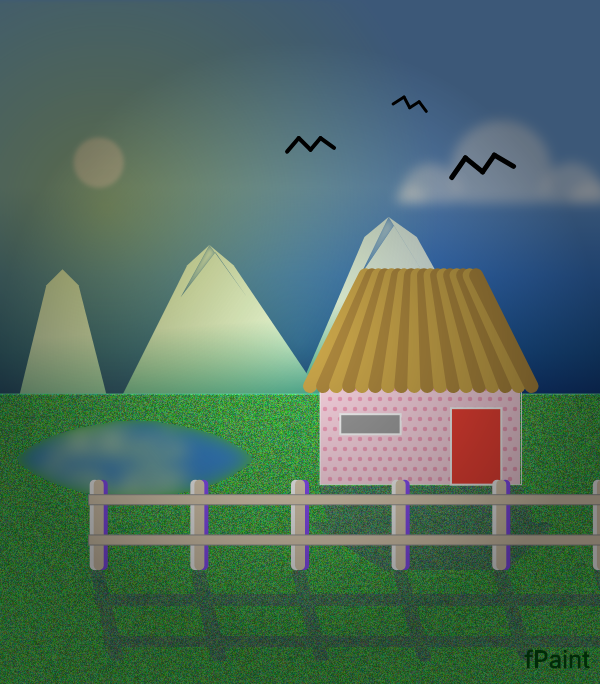
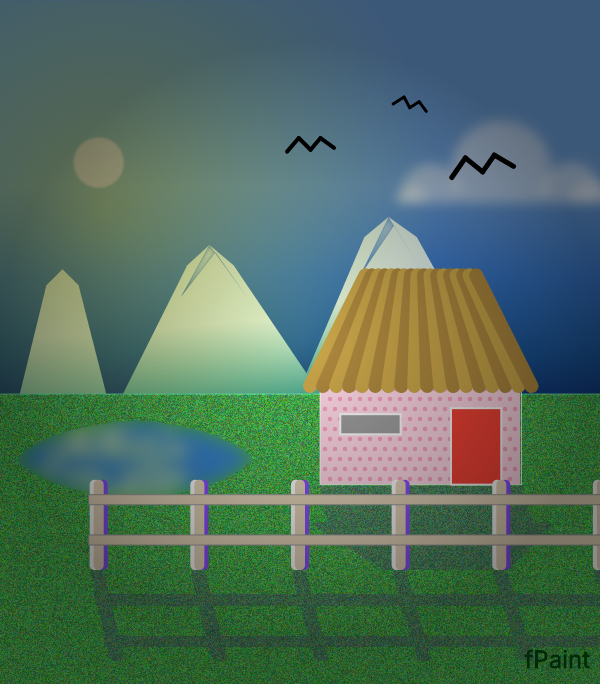
Before/after of a 600 × 684 layered artwork. What changed in the layer stack:
painted on "Land" over [0, 394, 600, 684]
painted on "Sun" over [0, 1, 437, 538]
